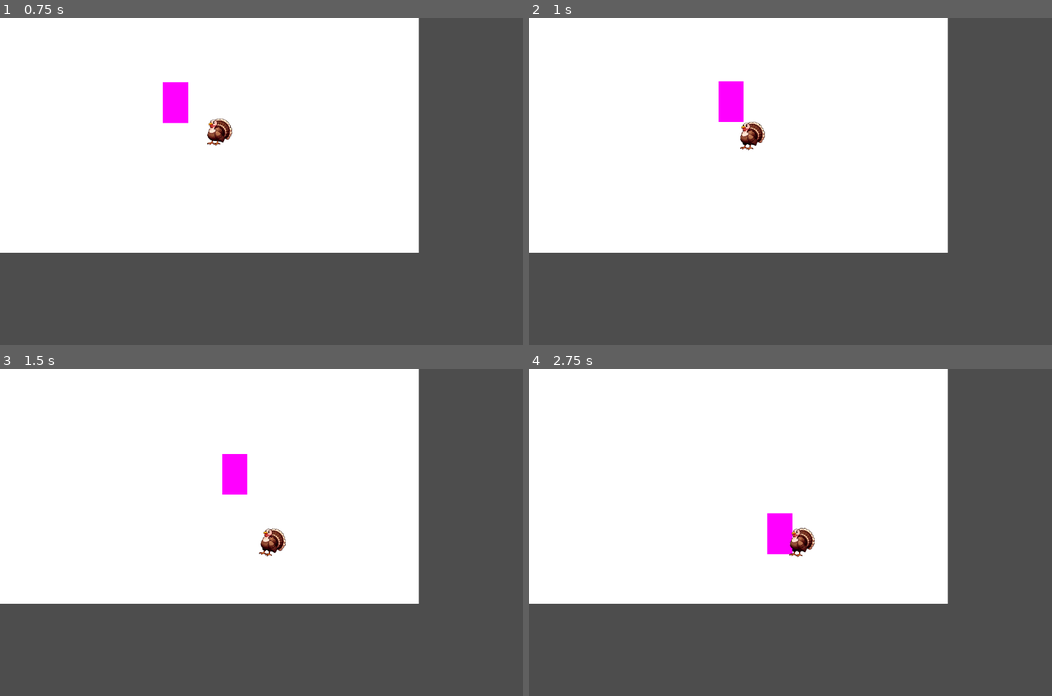
Above: before the commit, frames 1-4 (two rows, left to right).
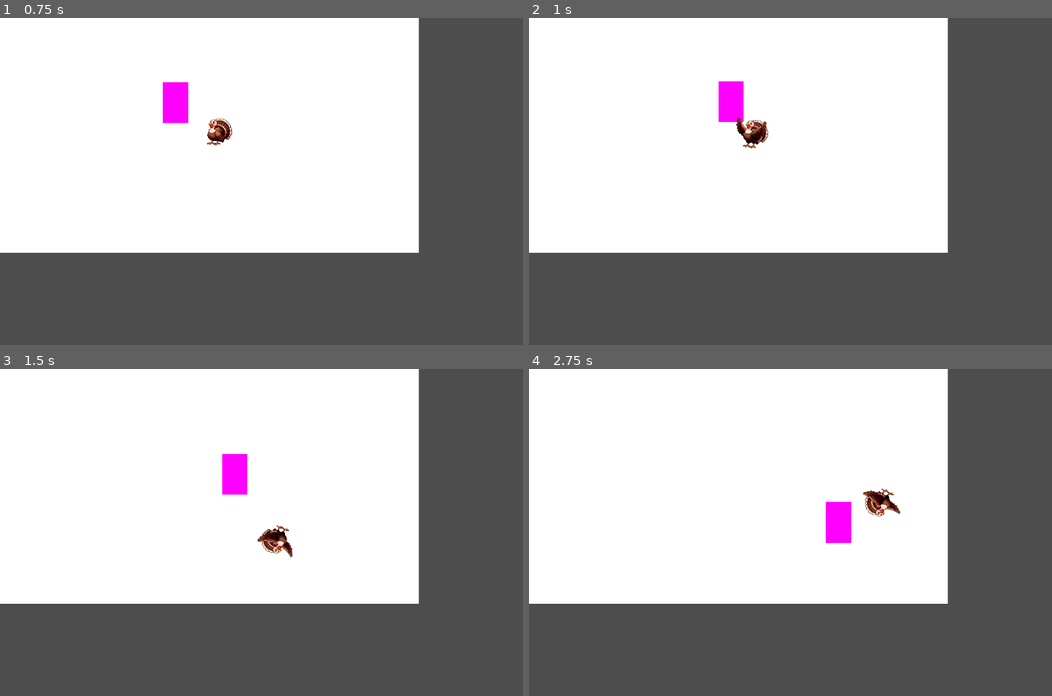
Above: after the commit, the same moments.

Repository: turkey-ball/turkey-ball
Game: Godot game, scene res://game.tscn
Same seed, same stepped clock (60 frames per second), same inputs: the game is played once before the commit and once after it.
Inputs:
- Up to frame 1 (0.75 s): tap Enter at 0.5 s; hold Right (ui_right) from 0.53 s (still down)
- Up to frame 2 (1 s): keep holding Right (ui_right)
- Up to frame 3 (1.5 s): release Right (ui_right) at 1.28 s; hold Down (ui_down) from 1.28 s (still down)
- Up to frame 4 (2.75 s): release Down (ui_down) at 2.03 s; hold Right (ui_right) from 2.03 s (still down)

Frame 1 is identical in both runs. In frame 2, 0.4% of the frame differs, in the area x 39-46%, y 30-41%; in frame 3, 0.4%; in frame 4, 1.9%, in the area x 45-71%, y 36-58%.

Commit message:
add torque to turkey

Diff:
--- a/Scripts/turkey.gd
+++ b/Scripts/turkey.gd
@@ -2,6 +2,7 @@
 var status = 0
 var idle_time = 0
 var velocity = 1
+const TURKEY_WEIGHT = 1
 # 0: idle
 # 1: move random
 # 2: moves from player
@@ -16,6 +17,7 @@
 
 # Called every frame. 'delta' is the elapsed time since the previous frame.
 func _process(_delta):
+	"""
 	print(rotation_degrees)
 	if rotation_degrees > 1:
 		rotation_degrees -= _delta*5
@@ -23,6 +25,7 @@
 		rotation_degrees += _delta*5
 	if rotation_degrees > -3 and rotation_degrees < 3:
 		status = 0
+	"""
 	if status == 0:
 		$animation.play("idle")
 		idle_time += 1
@@ -68,7 +71,9 @@
 	if body.name == "Player":
 		linear_velocity = Vector2(0,0)
 		var new_direction = position - body.position
-		apply_impulse(new_direction * 10)
+		apply_impulse(new_direction * 5)
+		inertia = TURKEY_WEIGHT
+		apply_torque(500)
 		$scream1.play()
 		status = 3
 
